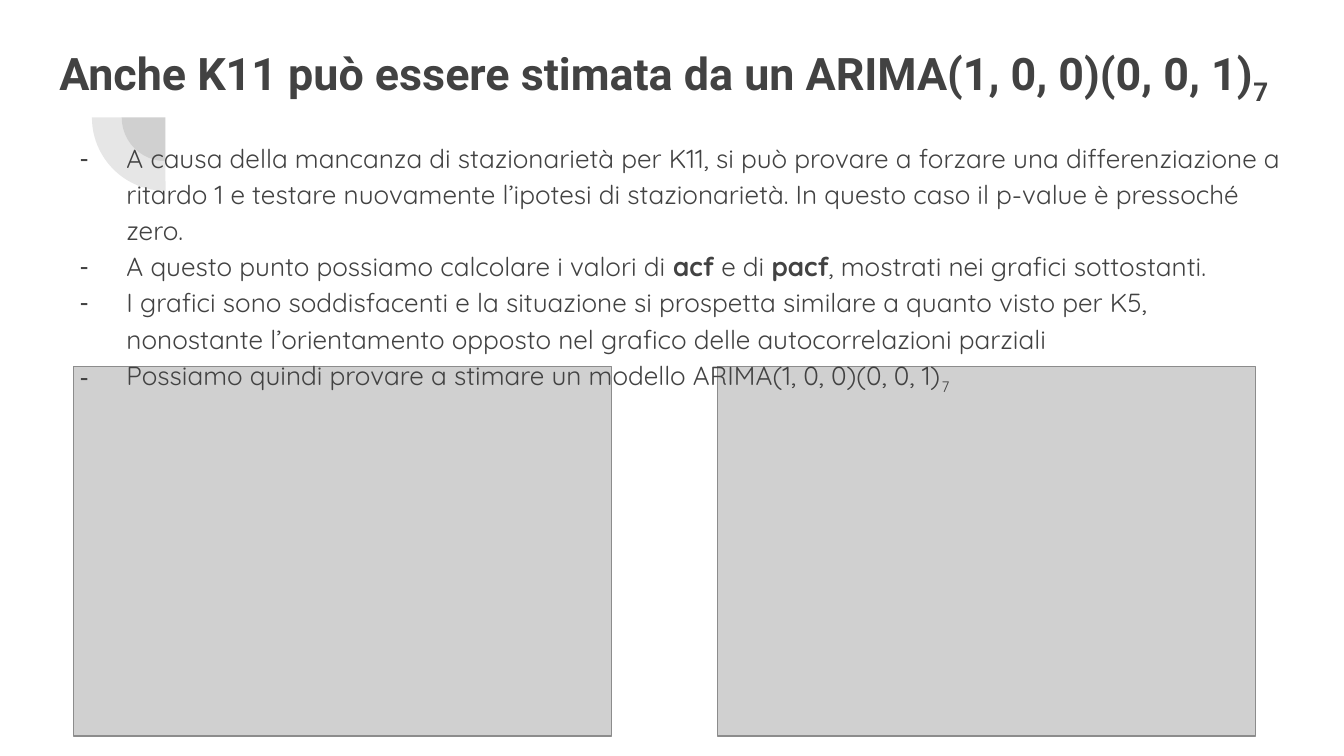
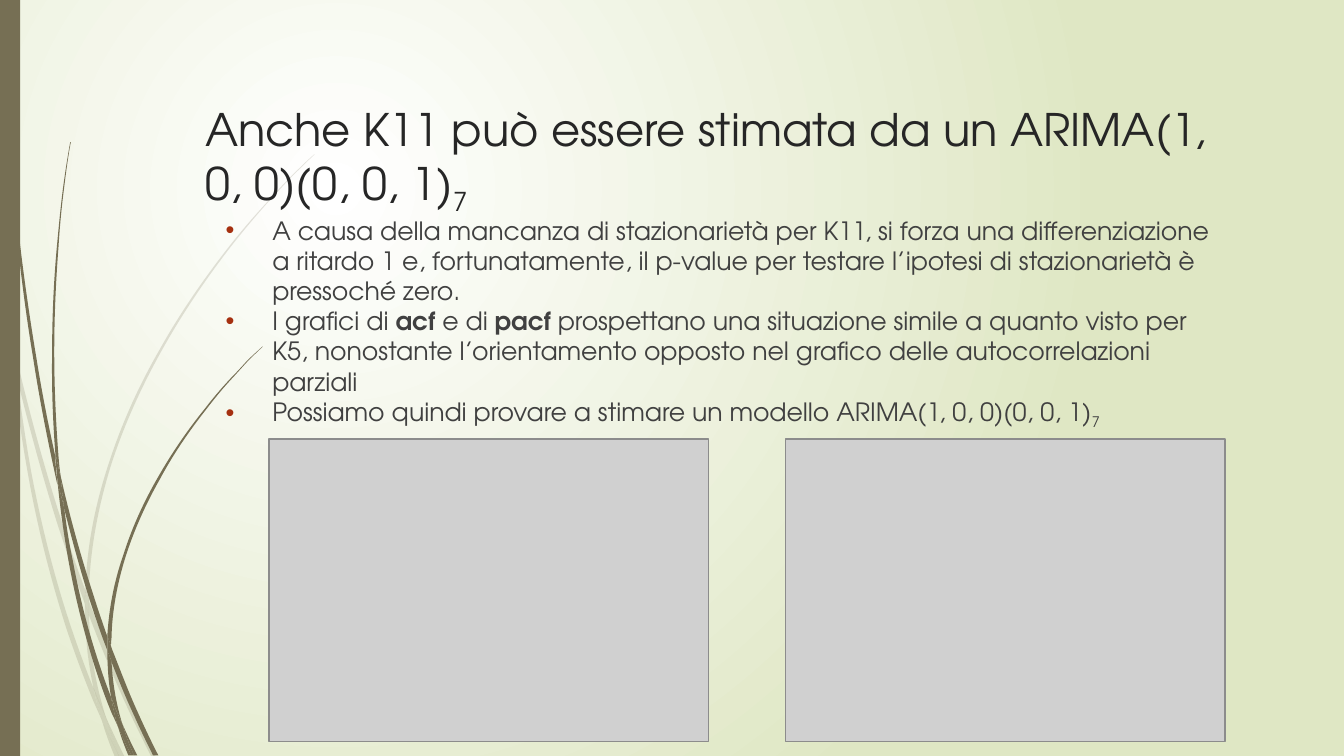
Before and after one commit to lynkx21/BB, a slide deck: slide 18 of BitBang.pptx. Drawn at 1344x756 pixels with LibreOffice and Linux fonts; fonts in the diff are those of the drawing; grey boxes stand for pictures. Boxes give left, top, right and bottom in pixels: in the first picture for what was removed or moved away, otherwise in the second. Text is boxed around its words. In the diff, an @@ line names an element or a change of style, - is before the commit and + after.

```diff
--- a/BitBang.pptx
+++ b/BitBang.pptx
@@ background #FFFFFF to gradient #FFFFFF to #DFE8C4 @@
@@ rectangle added at (x1=0, y1=0, x2=20, y2=755), fill #766F54 @@
@@ pie slice (boxed as its full ellipse) removed at (x1=91, y1=44, x2=238, y2=191) @@
@@ pie slice (boxed as its full ellipse) removed at (x1=122, y1=74, x2=210, y2=161) @@
@@ title "Anche K11 può essere stimata ..." moved from (x1=59, y1=55, x2=1268, y2=101) to (x1=205, y1=112, x2=1205, y2=211) @@
@@ title "Anche K11 può essere stimata ..." at (x1=205, y1=112, x2=1205, y2=211): font Roboto to TeX Gyre Adventor, text colour #424242 to #262626, bold off @@
@@ text "A causa della mancanza di ..." moved from (x1=126, y1=141, x2=1280, y2=393) to (x1=272, y1=221, x2=1209, y2=427) @@
@@ text at (x1=272, y1=221, x2=1209, y2=403): text changed; size 14 to 13.5 pt; font Quicksand to TeX Gyre Adventor; text colour #424242 to #404040 @@
-– A causa della mancanza di stazionarietà per K11, si può provare a forzare una differenziazione a ritardo 1 e testare nuovamente l’ipotesi di stazionarietà. In questo caso il p-value è pressoché zero.
-– A questo punto possiamo calcolare i valori di acf e di pacf, mostrati nei grafici sottostanti.
-– I grafici sono soddisfacenti e la situazione si prospetta similare a quanto visto per K5, nonostante l’orientamento opposto nel grafico delle autocorrelazioni parziali
+• A causa della mancanza di stazionarietà per K11, si forza una differenziazione a ritardo 1 e, fortunatamente, il p-value per testare l’ipotesi di stazionarietà è pressoché zero.
+• I grafici di acf e di pacf prospettano una situazione simile a quanto visto per K5, nonostante l’orientamento opposto nel grafico delle autocorrelazioni parziali
@@ picture removed at (x1=74, y1=367, x2=612, y2=737) @@
@@ text at (x1=272, y1=395, x2=1100, y2=427): size 14 to 13.5 pt, font Quicksand to TeX Gyre Adventor, text colour #424242 to #404040 in "Possiamo quindi provare a stimare un modello ..."; bullet - to •; line spacing 1.15 to 1; less space between paragraphs; bullet colour #424242 to #A53010 @@
@@ picture added at (x1=269, y1=439, x2=708, y2=742) @@
@@ picture resized from (x1=718, y1=367, x2=1255, y2=737) to (x1=785, y1=439, x2=1224, y2=742) @@
@@ group added at (x1=0, y1=155, x2=314, y2=756): 10 freeform shapes @@
@@ group added at (x1=3, y1=0, x2=263, y2=756): 12 freeform shapes @@
```
Also in this commit, not shown: 24 other slides changed, 6 slides added, 1 slide removed.
